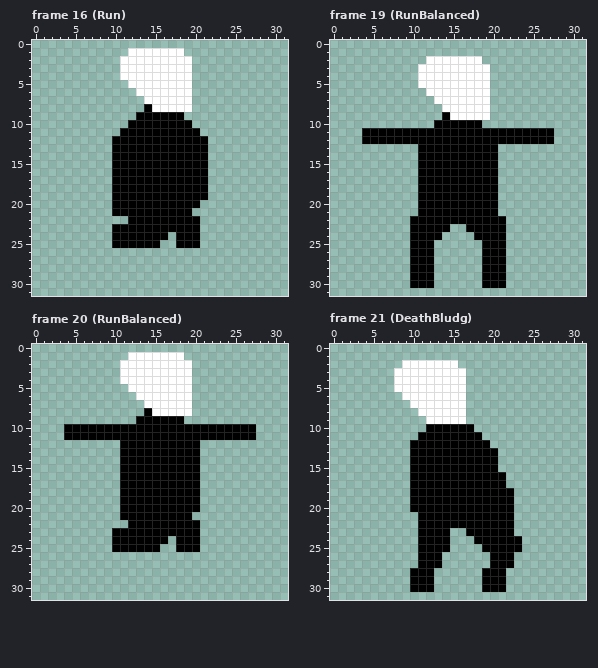
One commit to this pixel-art file: Assets/Resources/Characters/Player/Player.aseprite. The first picture shows the starting point.
32x32 pixels, 75 frames. Shown: frame 16 (Run), frame 19 (RunBalanced), frame 20 (RunBalanced), frame 21 (DeathBludg). The commit also changed other frames, which this record leaves out.
New version:
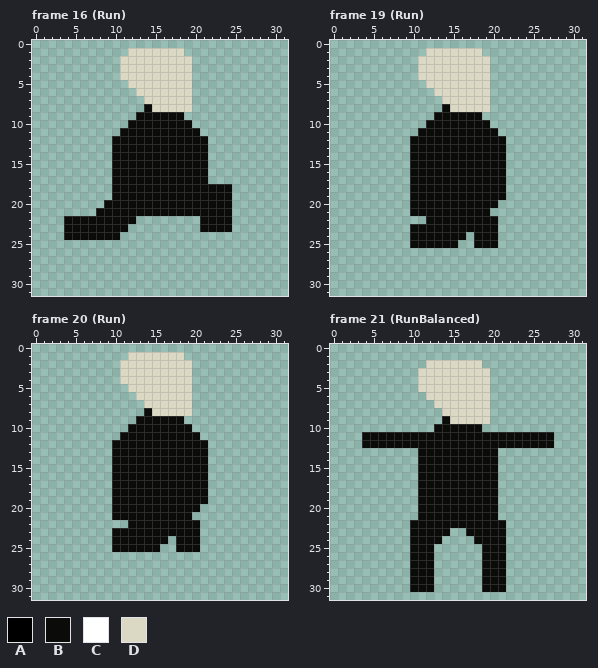
Palette (. is transparent): A #000000  B #0b0b0a  C #ffffff  D #dbd9c3
Change:
Changed rows in their new state; - is an unchanged pixel.
Frame 16 (Run), layers "head", "body":
first column x 4:
 1 --------DDDDDDD------
 2 -------DDDDDDDDD-----
 3 -------DDDDDDDDD-----
 4 -------DDDDDDDDD-----
 5 --------DDDDDDDD-----
 6 ---------DDDDDDD-----
 7 ----------DDDDDD-----
 8 ----------BDDDDD-----
 9 ---------BBBBBB------
10 --------BBBBBBBB-----
11 -------BBBBBBBBBB----
12 ------BBBBBBBBBBBB---
13 ------BBBBBBBBBBBB---
14 ------BBBBBBBBBBBB---
15 ------BBBBBBBBBBBB---
16 ------BBBBBBBBBBBB---
17 ------BBBBBBBBBBBB---
18 ------BBBBBBBBBBBBBBB
19 ------BBBBBBBBBBBBBBB
20 -----BBBBBBBBBBBBBBBB
21 ----BBBBBBBBBBBBBBBBB
22 BBBBBBBBB........BBBB
23 BBBBBBBB.........BBBB
24 BBBBBBB......-...----
25 ------......--...----
Frame 19 (Run), layers "head", "body":
first column x 4:
 1 --------DDDDDDD---------
 2 -------DDDDDDDDD--------
 3 -------DDDDDDDDD--------
 4 -------DDDDDDDDD--------
 5 -------.DDDDDDDD--------
 6 --------.DDDDDDD--------
 7 ---------.DDDDDD--------
 8 ----------BDDDDD--------
 9 ---------BBBBBB.--------
10 --------BBBBBBBB--------
11 .......BBBBBBBBBB.......
12 ......BBBBBBBBBBBB......
13 ------BBBBBBBBBBBB------
14 ------BBBBBBBBBBBB------
15 ------BBBBBBBBBBBB------
16 ------BBBBBBBBBBBB------
17 ------BBBBBBBBBBBB------
18 ------BBBBBBBBBBBB------
19 ------BBBBBBBBBBBB------
20 ------BBBBBBBBBBB-------
21 ------BBBBBBBBBB.-------
22 ------..BBBBBBBBB.------
23 ------BBBBBBBBBBB.------
24 ------BBBBBBB-BBB.------
25 ------BBBBBB--BBB.------
26 ------...------...------
27 ------...------...------
28 ------...------...------
29 ------...------...------
30 ------...------...------
Frame 20 (Run), layers "head", "body":
first column x 4:
 1 --------DDDDDDD---------
 2 -------DDDDDDDDD--------
 3 -------DDDDDDDDD--------
 4 -------DDDDDDDDD--------
 5 --------DDDDDDDD--------
 6 ---------DDDDDDD--------
 7 ----------DDDDDD--------
 8 ----------BDDDDD--------
 9 ---------BBBBBB---------
10 ........BBBBBBBB........
11 .......BBBBBBBBBB.......
12 ------BBBBBBBBBBBB------
13 ------BBBBBBBBBBBB------
14 ------BBBBBBBBBBBB------
15 ------BBBBBBBBBBBB------
16 ------BBBBBBBBBBBB------
17 ------BBBBBBBBBBBB------
18 ------BBBBBBBBBBBB------
19 ------BBBBBBBBBBBB------
20 ------BBBBBBBBBBB-------
21 ------BBBBBBBBBB--------
22 --------BBBBBBBBB-------
23 ------BBBBBBBBBBB-------
24 ------BBBBBBB-BBB-------
25 ------BBBBBB--BBB-------
Frame 21 (RunBalanced), layers "head", "body":
first column x 4:
 2 -----...DDDDDDD---------
 3 ----...DDDDDDDDD--------
 4 ----...DDDDDDDDD--------
 5 ----...DDDDDDDDD--------
 6 -----...DDDDDDDD--------
 7 ------...DDDDDDD--------
 8 -------...DDDDDD--------
 9 --------..BDDDDD--------
10 --------.BBBBBB---------
11 BBBBBBBBBBBBBBBBBBBBBBBB
12 BBBBBBBBBBBBBBBBBBBBBBBB
13 ------.BBBBBBBBBB-------
14 ------.BBBBBBBBBB-------
15 ------.BBBBBBBBBB-------
16 ------.BBBBBBBBBB.------
17 ------.BBBBBBBBBB.------
18 ------.BBBBBBBBBB..-----
19 ------.BBBBBBBBBB..-----
20 ------.BBBBBBBBBB..-----
21 -------BBBBBBBBBB..-----
22 ------BBBBBBBBBBBB.-----
23 ------BBBBB--BBBBB.-----
24 ------BBBB.---BBBB..----
25 ------BBB..----BBB..----
26 ------BBB.-----BBB.-----
27 ------BBB.-----BBB.-----
28 ------BBB------BBB------
29 ------BBB------BBB------
30 ------BBB------BBB------
